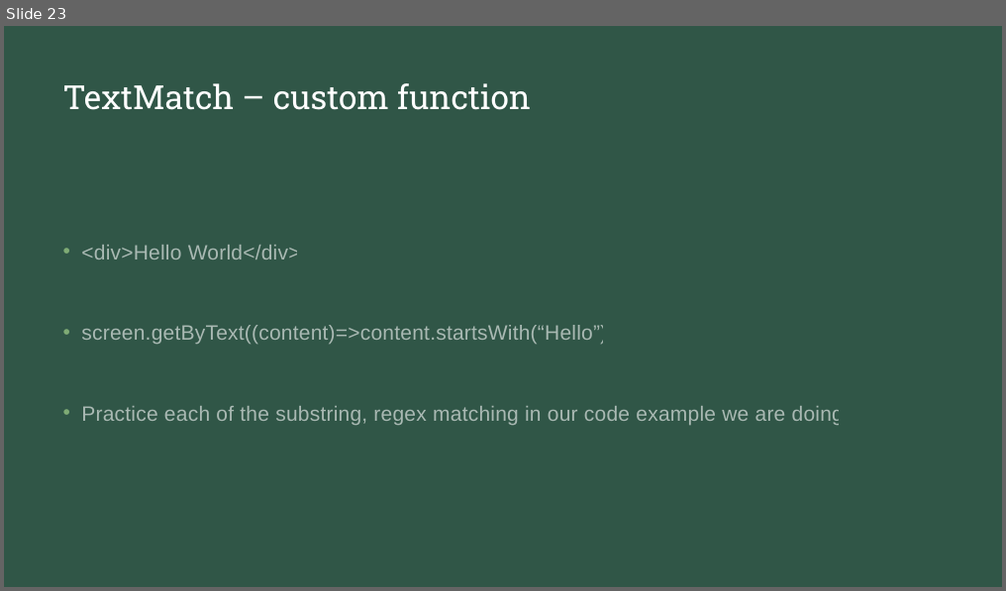
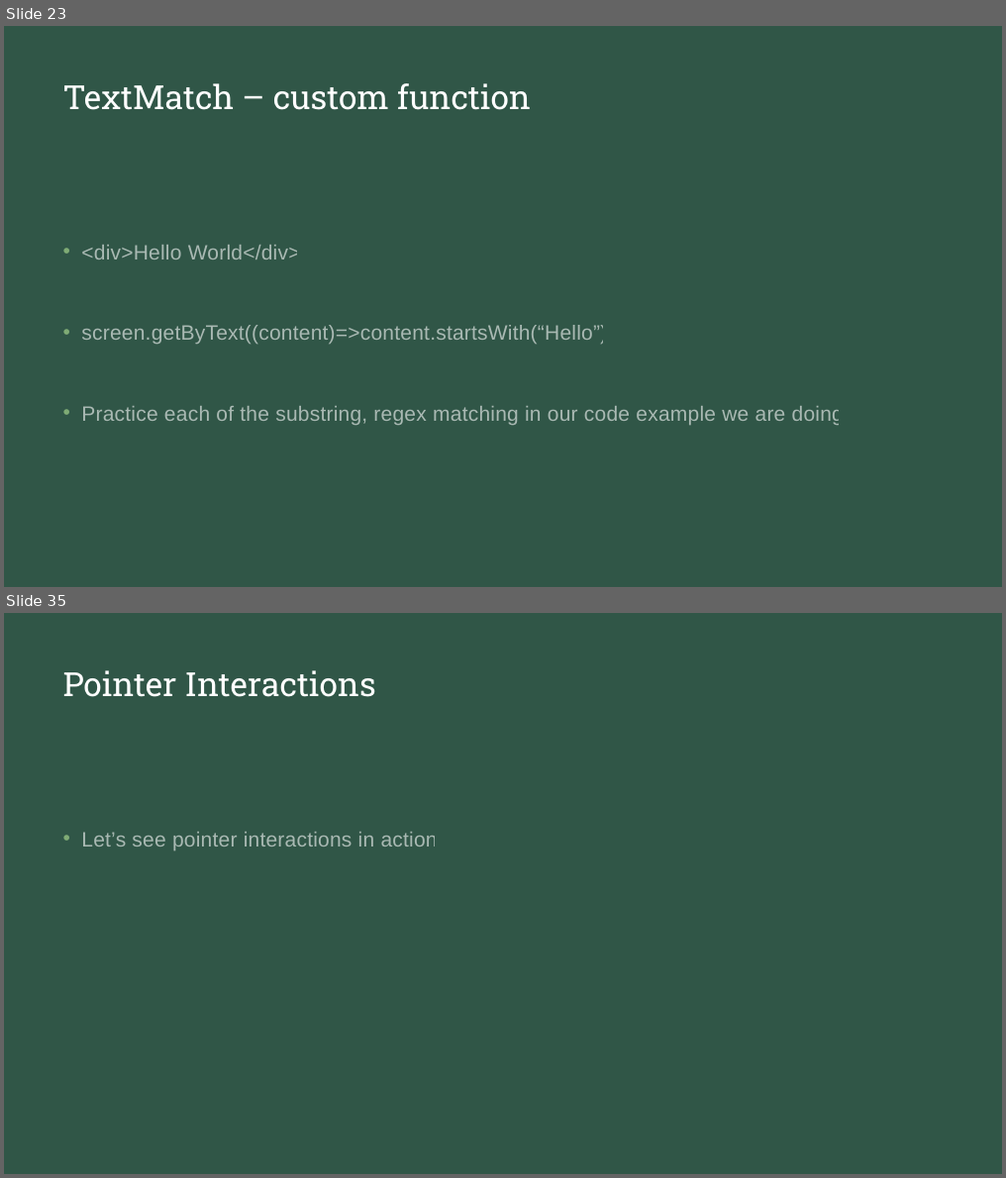
Before and after one commit to natiquekeyin/spring2023, a slide deck: JavaScript/Week12/Week12.pptx. Shown one above the other, each under a label of ours: slide 23 before the commit, slides 23 and 35 after it; the slides between them are not shown. The pictures are 1006x591 and 1006x1178 pixels, drawn with LibreOffice and Linux fonts; fonts in the diff are those of the drawing. Boxes give left, top, right and bottom in pixels: in the first picture for what was removed or moved away, otherwise in the second. Text is boxed around its words. In the diff, an @@ line names an element or a change of style, - is before the commit and + after.

```diff
--- a/JavaScript/Week12/Week12.pptx
+++ b/JavaScript/Week12/Week12.pptx
@@ slide 35 added at box(4, 613, 1002, 1174), background #213B31; not listed: 1 template element that a slide beside it also shows @@
@@ title added at box(63, 670, 376, 697), 32 pt, text #FFFFFF @@
+Pointer Interactions
@@ text added at box(81, 832, 444, 851), 20 pt, text #FFFFFF at 58% opacity @@
+• Let’s see pointer interactions in action!
```
Also in this commit, not shown: 2 slides changed, 12 other slides added, 7 other files.
